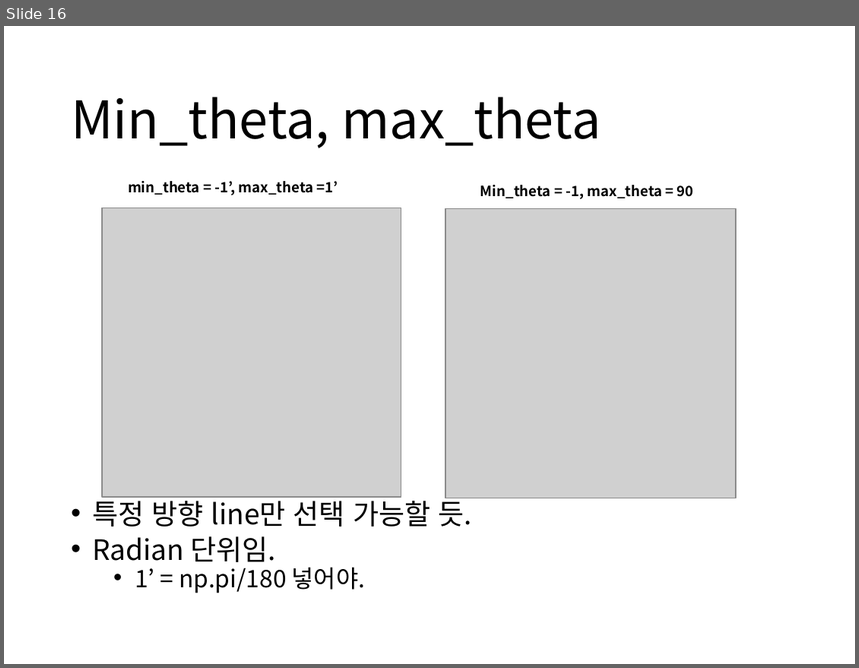
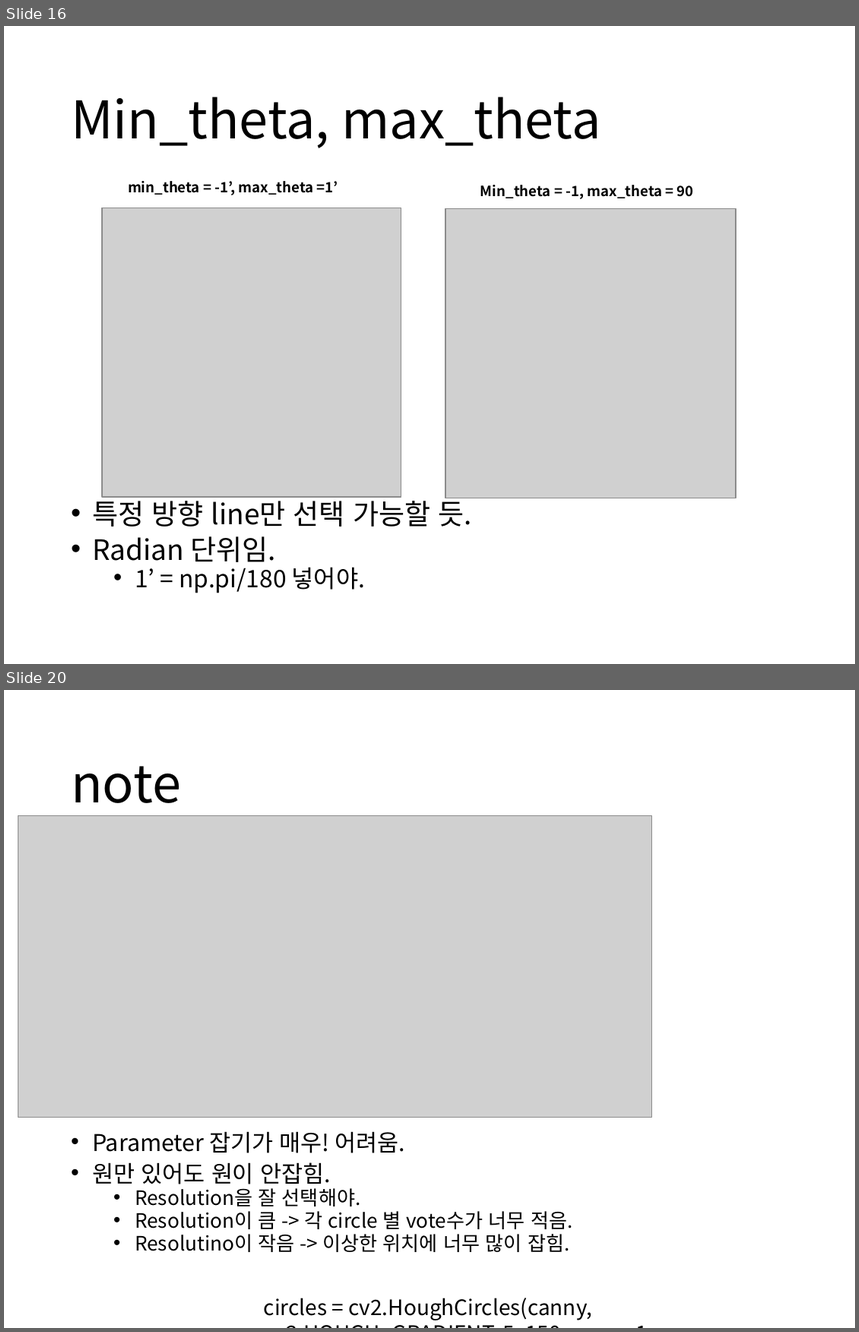
Before and after one commit to boy1089/MyProject, a slide deck: hough transform/hough transform ver1.pptx. Shown one above the other, each under a label of ours: slide 16 before the commit, slides 16 and 20 after it; the slides between them are not shown. The pictures are 859x668 and 859x1332 pixels, drawn with LibreOffice and Linux fonts; fonts in the diff are those of the drawing; grey boxes stand for pictures. Boxes give left, top, right and bottom in pixels: in the first picture for what was removed or moved away, otherwise in the second. Text is boxed around its words. In the diff, an @@ line names an element or a change of style, - is before the commit and + after.

Commit message:
hough 2nd

```diff
--- a/hough transform/hough transform ver1.pptx
+++ b/hough transform/hough transform ver1.pptx
@@ slide 20 added at (x1=4, y1=690, x2=855, y2=1328), background #FFFFFF @@
@@ title added at (x1=71, y1=766, x2=181, y2=803), 44 pt, text #000000 @@
+note
@@ picture added at (x1=18, y1=816, x2=652, y2=1117) @@
@@ text added at (x1=92, y1=1132, x2=572, y2=1252), 16.8 pt, text #000000 @@
+• Parameter 잡기가 매우! 어려움.
+• 원만 있어도 원이 안잡힘.
+  • Resolution을 잘 선택해야.
+  • Resolution이 큼 -> 각 circle 별 vote수가 너무 적음.
+  • Resolutino이 작음 -> 이상한 위치에 너무 많이 잡힘.
@@ text added at (x1=264, y1=1298, x2=592, y2=1321), 18 pt, text #000000 @@
+circles = cv2.HoughCircles(canny, cv2.HOUGH_GRADIENT, 5, 150, param1 = 1, param2 =20)
```
Also in this commit, not shown: 6 slides changed, 2 other slides added, 3 slides removed, 4 other files.
